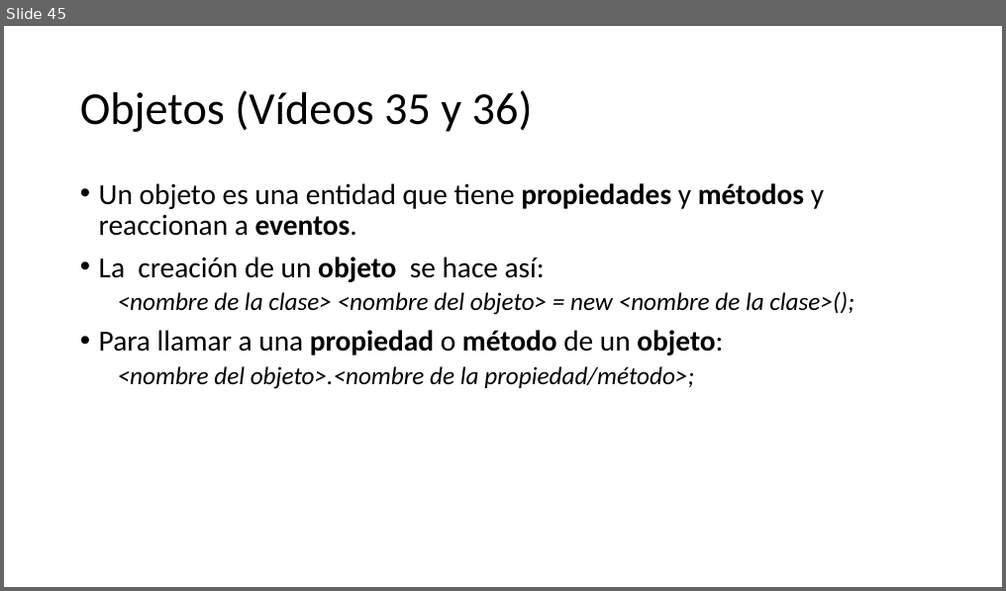
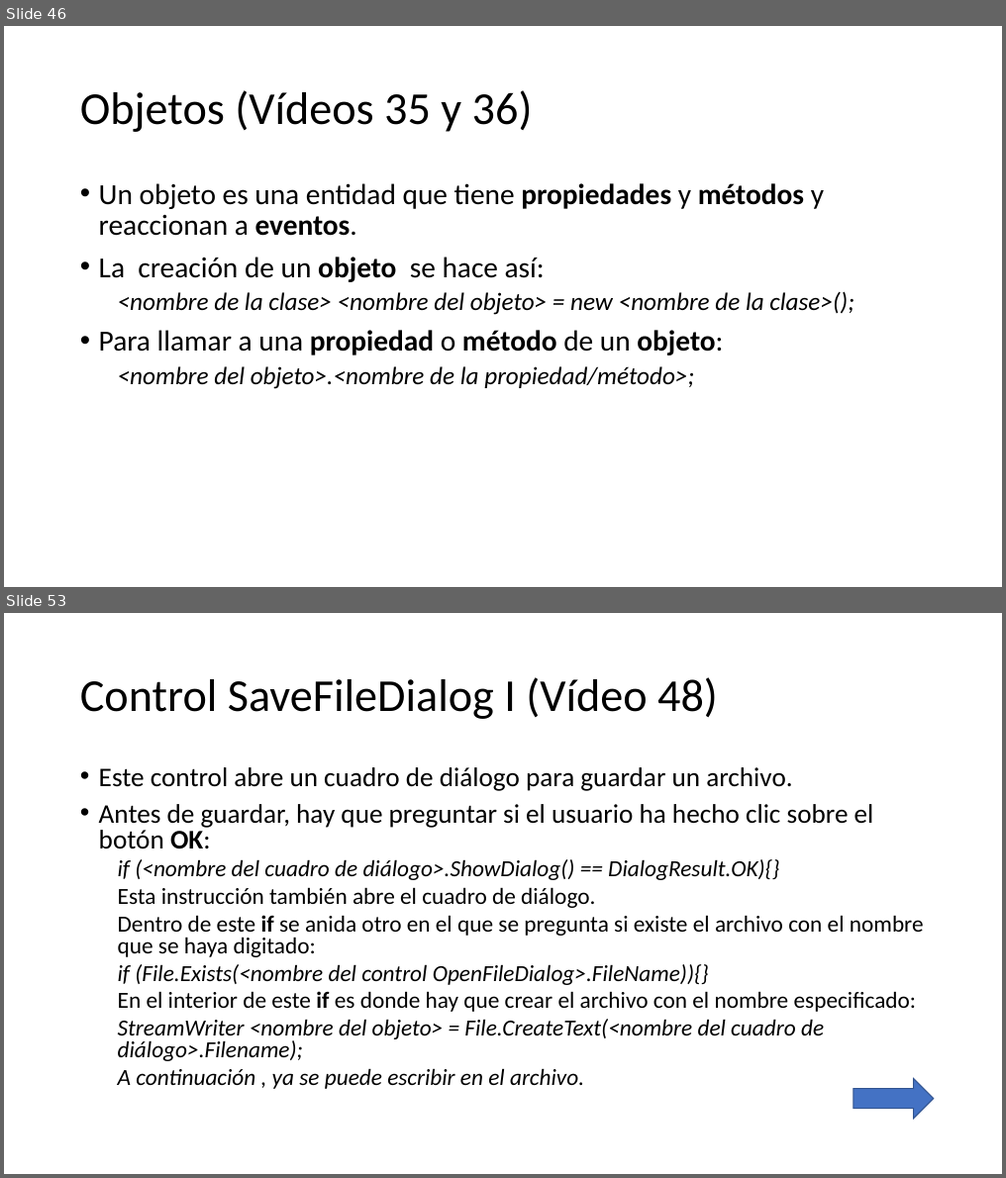
Before and after one commit to Worome/Recetatic, a slide deck: Recetatic/Visual C#.pptx. Shown one above the other, each under a label of ours: slide 45 before the commit, slides 46 and 53 after it; the slides between them are not shown. The pictures are 1006x591 and 1006x1178 pixels, drawn with LibreOffice and Linux fonts; fonts in the diff are those of the drawing. Boxes give left, top, right and bottom in pixels: in the first picture for what was removed or moved away, otherwise in the second. Text is boxed around its words. In the diff, an @@ line names an element or a change of style, - is before the commit and + after.

```diff
--- a/Recetatic/Visual C#.pptx
+++ b/Recetatic/Visual C#.pptx
@@ slide 53 added at bbox=[4, 613, 1002, 1174], background #FFFFFF @@
@@ title added at bbox=[80, 677, 718, 719], 44 pt, text #000000 @@
+Control SaveFileDialog I (Vídeo 48)
@@ text added at bbox=[99, 767, 924, 1089], 22.2 pt, text #000000 @@
+• Este control abre un cuadro de diálogo para guardar un archivo.
+• Antes de guardar, hay que preguntar si el usuario ha hecho clic sobre el botón OK:
+  if (<nombre del cuadro de diálogo>.ShowDialog() == DialogResult.OK){}
+  Esta instrucción también abre el cuadro de diálogo.
+  Dentro de este if se anida otro en el que se pregunta si existe el archivo con el nombre que se haya digitado:
+  if (File.Exists(<nombre del control OpenFileDialog>.FileName)){}
+  En el interior de este if es donde hay que crear el archivo con el nombre especificado:
+  StreamWriter <nombre del objeto> = File.CreateText(<nombre del cuadro de diálogo>.Filename);
+  A continuación , ya se puede escribir en el archivo.
@@ right arrow added at bbox=[853, 1079, 934, 1119], fill #4472C4, outline #325491 1 pt @@
@@ what was slide 45 is now slide 46 @@
```
Also in this commit, not shown: 1 slide changed, 15 other slides added.
